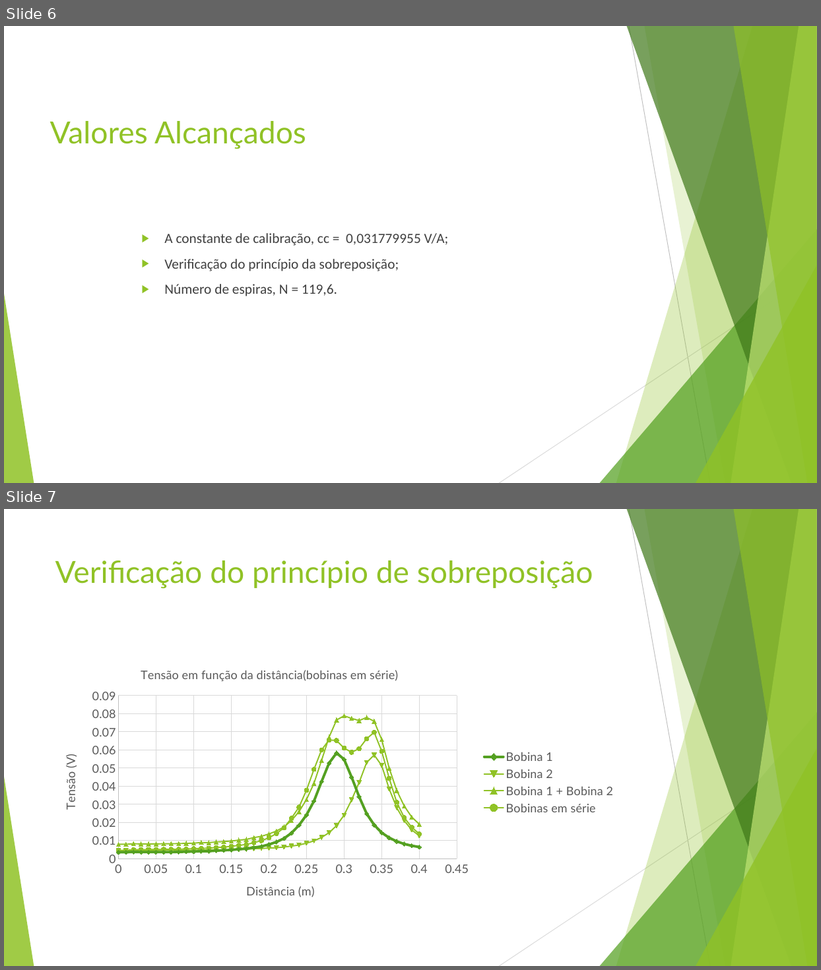
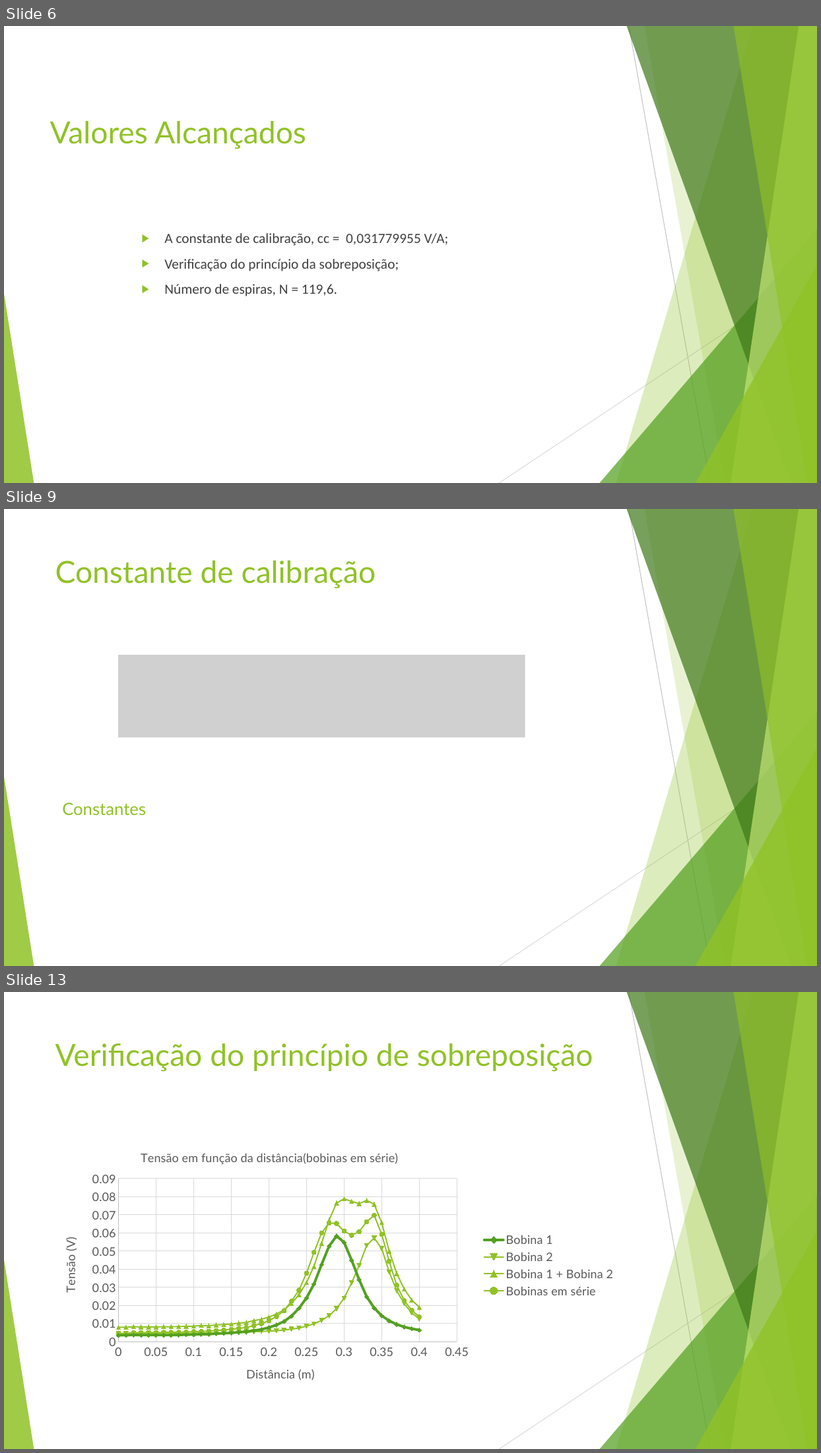
Before and after one commit to jok1n9/MCE, a slide deck: AprestOralMCE.pptx. Shown one above the other, each under a label of ours: slides 6 and 7 before the commit, slides 6, 9 and 13 after it; the slides between them are not shown. The pictures are 821x970 and 821x1453 pixels, drawn with LibreOffice and Linux fonts; fonts in the diff are those of the drawing; grey boxes stand for pictures. Boxes give left, top, right and bottom in pixels: in the first picture for what was removed or moved away, otherwise in the second. Text is boxed around its words. In the diff, an @@ line names an element or a change of style, - is before the commit and + after.

```diff
--- a/AprestOralMCE.pptx
+++ b/AprestOralMCE.pptx
@@ slide 9 added at bbox=[4, 509, 817, 966], background #FFFFFF; not listed: 10 template elements that a slide beside it also shows @@
@@ title added at bbox=[55, 560, 376, 589], 36 pt, text #90C226 @@
+Constante de calibração
@@ picture added at bbox=[118, 655, 525, 738] @@
@@ text added at bbox=[62, 803, 146, 815], 20 pt, text #90C226 @@
+Constantes
@@ what was slide 7 is now slide 13 @@
```
Also in this commit, not shown: 5 other slides added, 1 other file.
